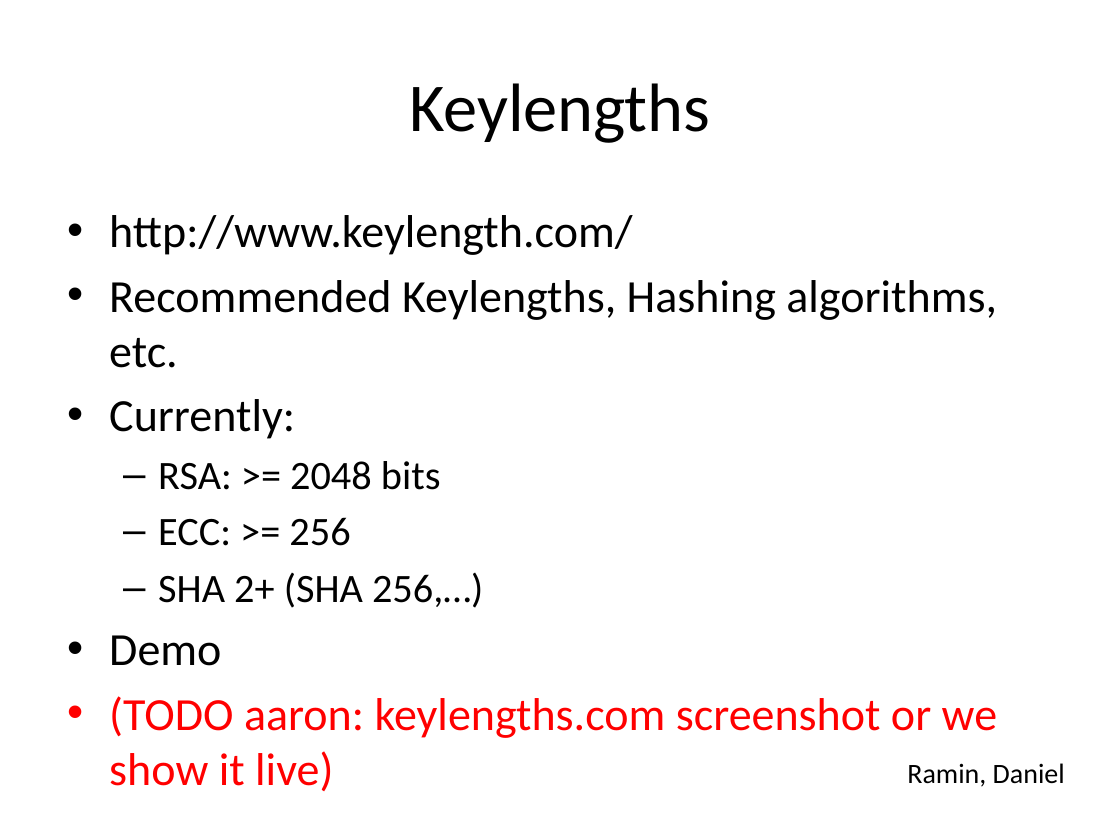
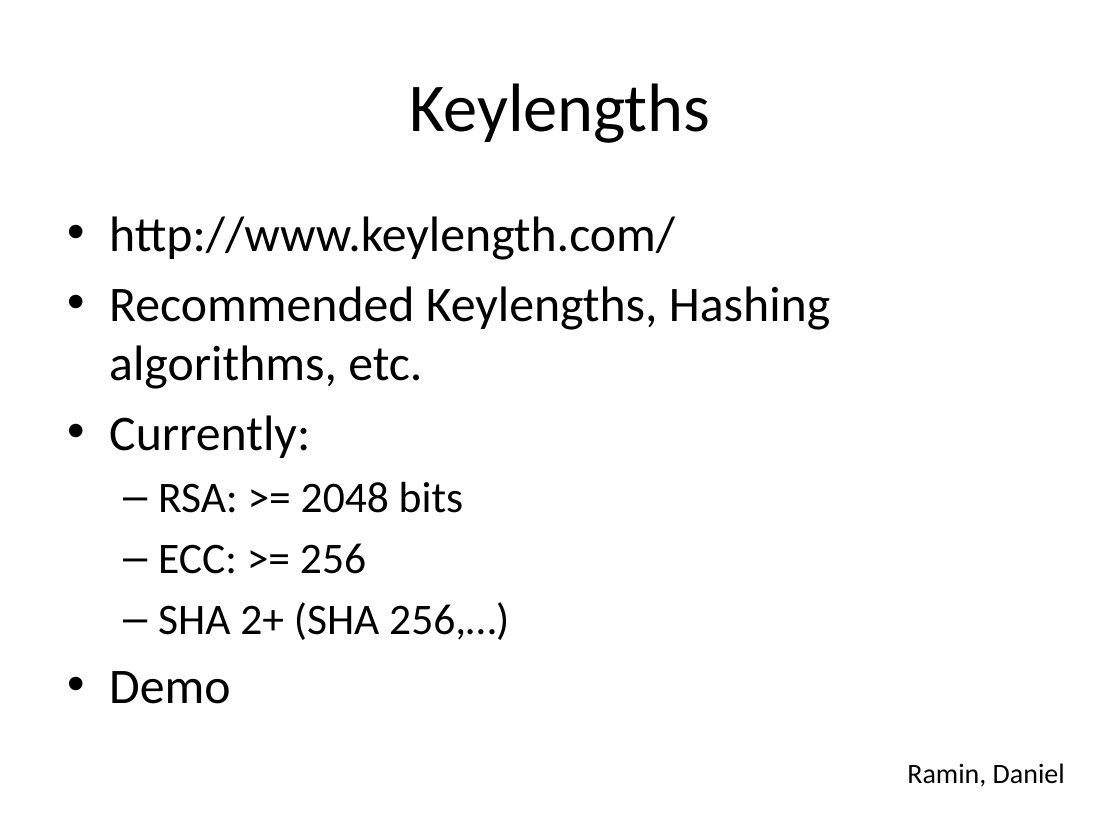
Before and after one commit to BetterCrypto/Applied-Crypto-Hardening, a slide deck: slide 11 of presentations/20131122-Deepsec-ACH project.pptx (slide 10 before the commit). Drawn at 1120x840 pixels with LibreOffice and Linux fonts; fonts in the diff are those of the drawing. Boxes give left, top, right and bottom in pixels: in the first picture for what was removed or moved away, otherwise in the second. Text is boxed around its words. In the diff, an @@ line names an element or a change of style, - is before the commit and + after.

```diff
--- a/presentations/20131122-Deepsec-ACH project.pptx
+++ b/presentations/20131122-Deepsec-ACH project.pptx
@@ text "http://www.keylength.com/" at bbox=[109, 216, 830, 704]: size 29.6 to 32 pt in "http://www.keylength.com/", "Recommended Keylengths, Hashing algorithms, etc.", "Currently:", "Demo"; size 25.9 to 28 pt in "RSA: >= 2048 bits", "ECC: >= 256", "SHA 2+ (SHA 256,…)" @@
@@ text at bbox=[109, 696, 997, 738]: paragraph removed @@
-• (TODO aaron: keylengths.com screenshot or we show it live)
```
Also in this commit, not shown: 12 other slides changed, 7 slides added.
